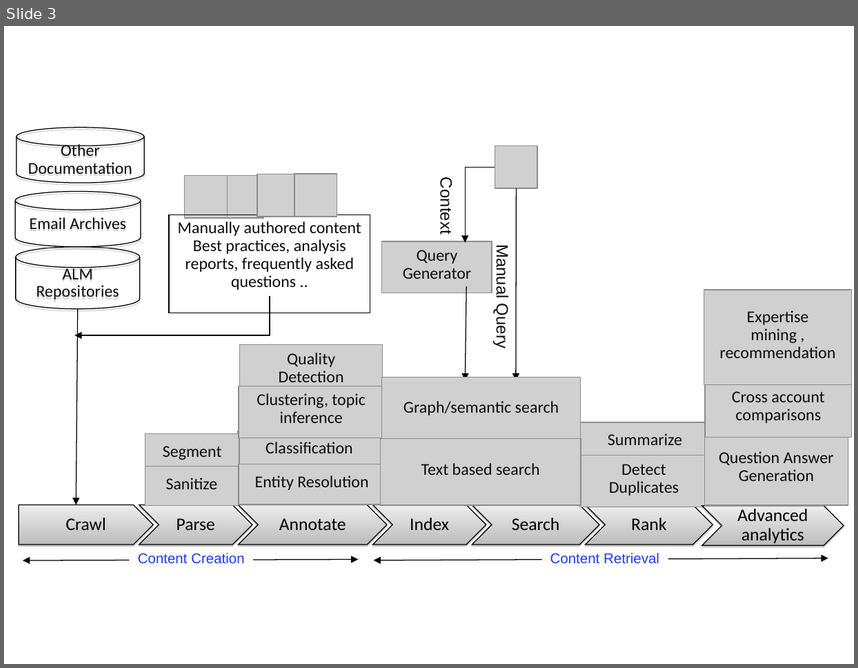
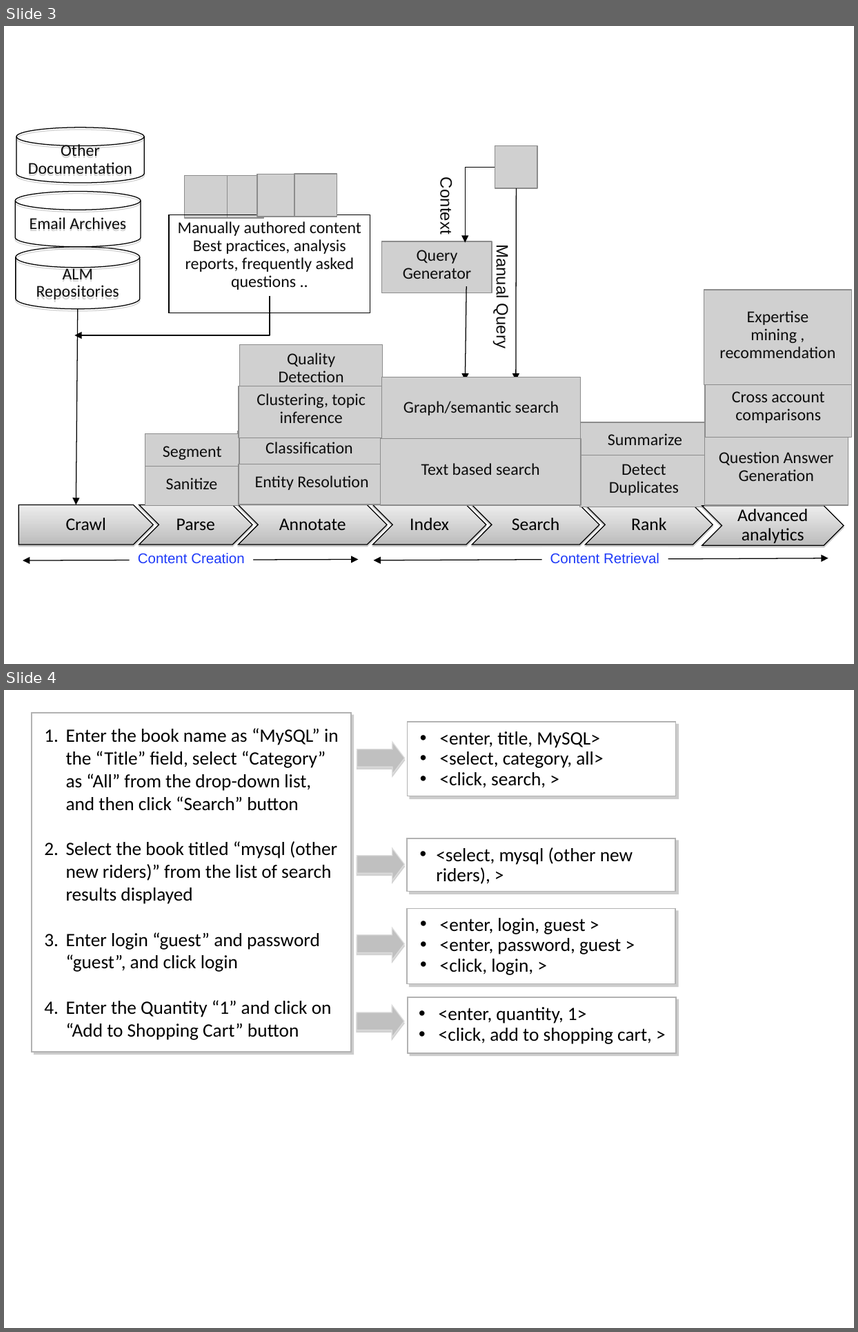
Before and after one commit to schandragit/fose-services, a slide deck: figs/figs.ppt. Shown one above the other, each under a label of ours: slide 3 before the commit, slides 3 and 4 after it. The pictures are 858x668 and 858x1332 pixels, drawn with LibreOffice and Linux fonts; fonts in the diff are those of the drawing; grey boxes stand for pictures. Boxes give left, top, right and bottom in pixels: in the first picture for what was removed or moved away, otherwise in the second. Text is boxed around its words. In the diff, an @@ line names an element or a change of style, - is before the commit and + after.

```diff
--- a/figs/figs.ppt
+++ b/figs/figs.ppt
@@ slide 4 added at (x1=4, y1=690, x2=854, y2=1328), background #FFFFFF @@
@@ rectangle added at (x1=32, y1=713, x2=351, y2=1052), fill #FFFFFF, outline #B2B2B2 0.99 pt @@
@@ text added at (x1=66, y1=728, x2=339, y2=1040), 16 pt, text #000000 @@
+1. Enter the book name as “MySQL” in the “Title” field, select “Category” as “All” from the drop-down list, and then click “Search” button
+2. Select the book titled “mysql (other new riders)” from the list of search results displayed
+3. Enter login “guest” and password “guest”, and click login
+4. Enter the Quantity “1” and click on “Add to Shopping Cart” button
@@ rectangle added at (x1=408, y1=722, x2=676, y2=796), fill #FFFFFF, outline #B2B2B2 0.99 pt @@
@@ right arrow added at (x1=357, y1=742, x2=404, y2=774), fill #C0C0C0, outline #DDDDDD 0.74 pt @@
@@ text added at (x1=440, y1=731, x2=603, y2=788), 16 pt, text #000000 @@
+• <enter, title, MySQL>
+• <select, category, all>
+• <click, search, >
@@ right arrow added at (x1=357, y1=848, x2=404, y2=880), fill #C0C0C0, outline #DDDDDD 0.74 pt @@
@@ rectangle added at (x1=407, y1=838, x2=675, y2=891), fill #FFFFFF, outline #B2B2B2 0.99 pt @@
@@ text added at (x1=436, y1=847, x2=633, y2=884), 16 pt, text #000000 @@
+• <select, mysql (other new riders), >
@@ rectangle added at (x1=408, y1=908, x2=676, y2=984), fill #FFFFFF, outline #B2B2B2 0.99 pt @@
@@ right arrow added at (x1=357, y1=928, x2=404, y2=960), fill #C0C0C0, outline #DDDDDD 0.74 pt @@
@@ text added at (x1=440, y1=918, x2=621, y2=975), 16 pt, text #000000 @@
+• <enter, login, guest >
+• <enter, password, guest >
+• <click, login, >
@@ rectangle added at (x1=408, y1=997, x2=677, y2=1053), fill #FFFFFF, outline #B2B2B2 0.99 pt @@
@@ right arrow added at (x1=357, y1=1005, x2=404, y2=1037), fill #C0C0C0, outline #DDDDDD 0.74 pt @@
@@ text added at (x1=439, y1=1007, x2=652, y2=1044), 16 pt, text #000000 @@
+• <enter, quantity, 1>
+• <click, add to shopping cart, >
```
Also in this commit, not shown: 1 slide changed, 2 other files.
